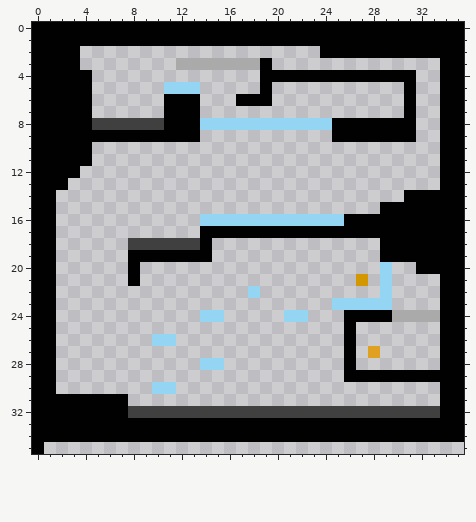
Pixel-art sprite -- AridArnold/Content/Campaigns/MainCampaign/Levels/0602.png. Above is the file before it was changed.
The file is 36x36 pixels.
Now the later version:
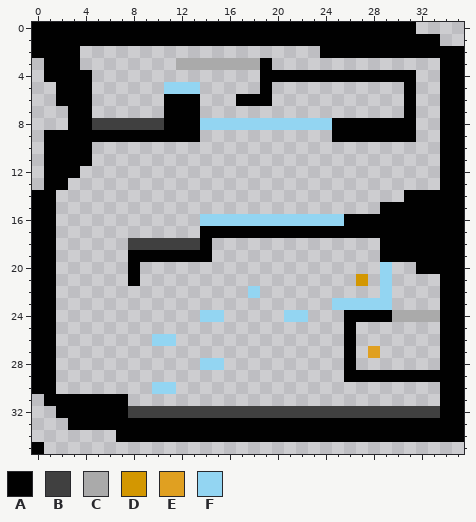
Palette (. is transparent): A #010101  B #404040  C #aaaaaa  D #d39700fe  E #e0a021  F #93d5f2
The exact change:
y 0: x 32..35 AAAA -> ....
y 1: x 34..35 AA -> ..
y 3..4: x 0 A -> .
y 5..6: x 0..1 AA -> ..
y 7..8: x 0..2 AAA -> ...
y 9..13: x 0 A -> .
y 31: x 0 A -> .
y 32: x 0..1 AA -> ..
y 33: x 0..2 AAA -> ...
y 34: x 0..6 AAAAAAA -> .......
Boxes around the changes in both pictures, in picture pixels (x1, y1, x2, y2):
erased: (416, 22, 464, 46)
erased: (32, 58, 68, 190)
erased: (32, 394, 116, 442)
